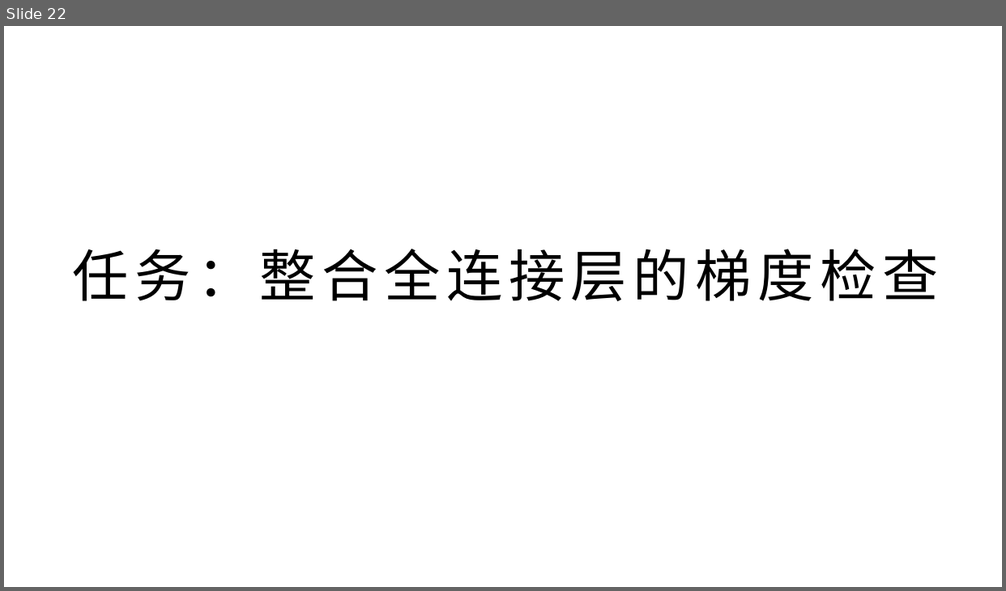
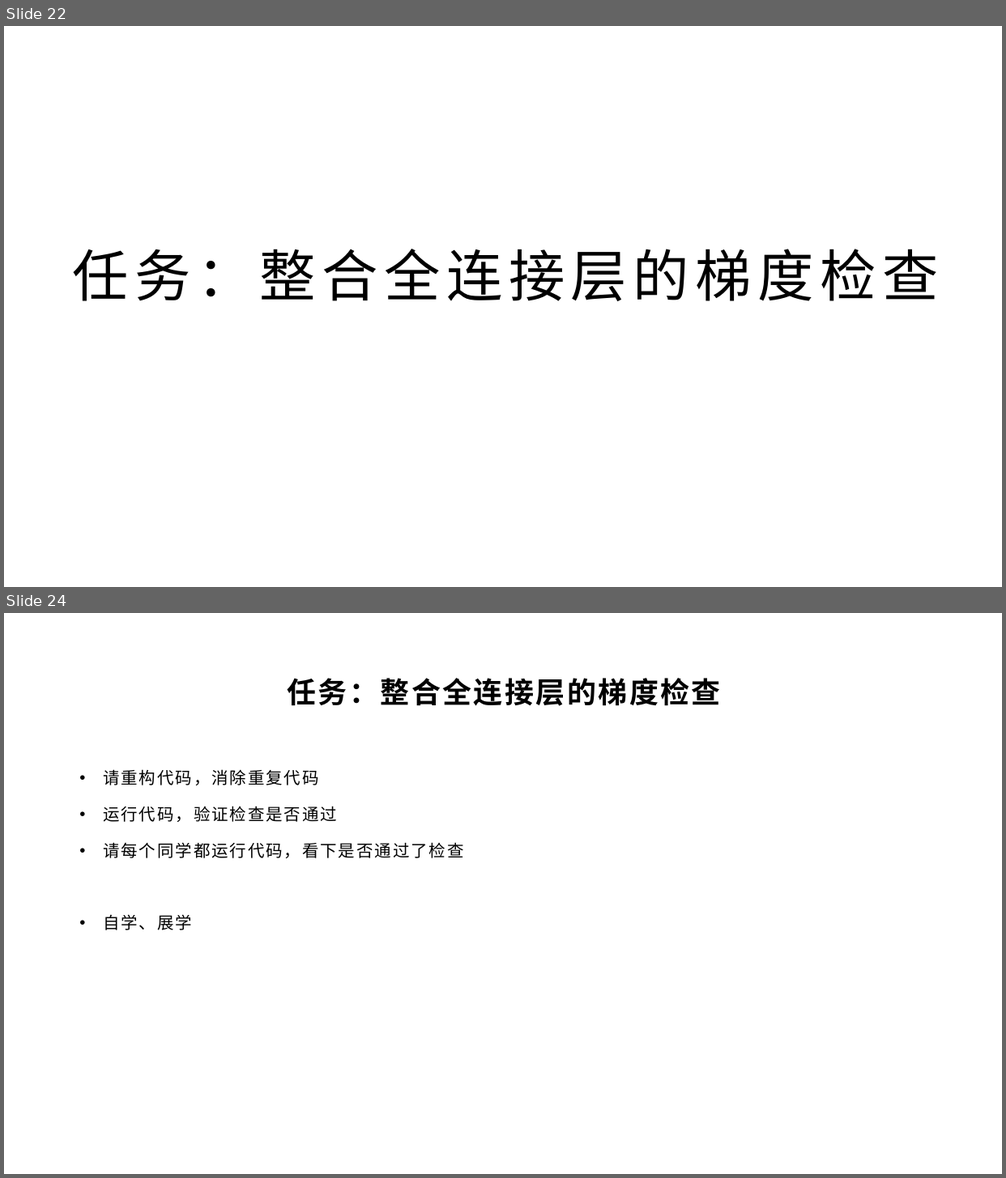
Before and after one commit to yyc-git/DeepLearningEdu, a slide deck: lessons/4_gradient_check/ppt/全连接层的梯度检查.pptx. Shown one above the other, each under a label of ours: slide 22 before the commit, slides 22 and 24 after it; the slides between them are not shown. The pictures are 1006x591 and 1006x1178 pixels, drawn with LibreOffice and Linux fonts; fonts in the diff are those of the drawing; background and template pictures are left out. Boxes give left, top, right and bottom in pixels: in the first picture for what was removed or moved away, otherwise in the second. Text is boxed around its words. In the diff, an @@ line names an element or a change of style, - is before the commit and + after.

```diff
--- a/lessons/4_gradient_check/ppt/全连接层的梯度检查.pptx
+++ b/lessons/4_gradient_check/ppt/全连接层的梯度检查.pptx
@@ slide 24 added at (x1=4, y1=613, x2=1002, y2=1174), background picture (left out) @@
@@ title added at (x1=287, y1=678, x2=721, y2=706), 28 pt, text #000000, bold @@
+任务：整合全连接层的梯度检查
@@ text added at (x1=103, y1=769, x2=463, y2=931), 16 pt, text #000000 @@
+• 请重构代码，消除重复代码
+• 运行代码，验证检查是否通过
+• 请每个同学都运行代码，看下是否通过了检查
+• 自学、展学
```
Also in this commit, not shown: 3 slides changed.
